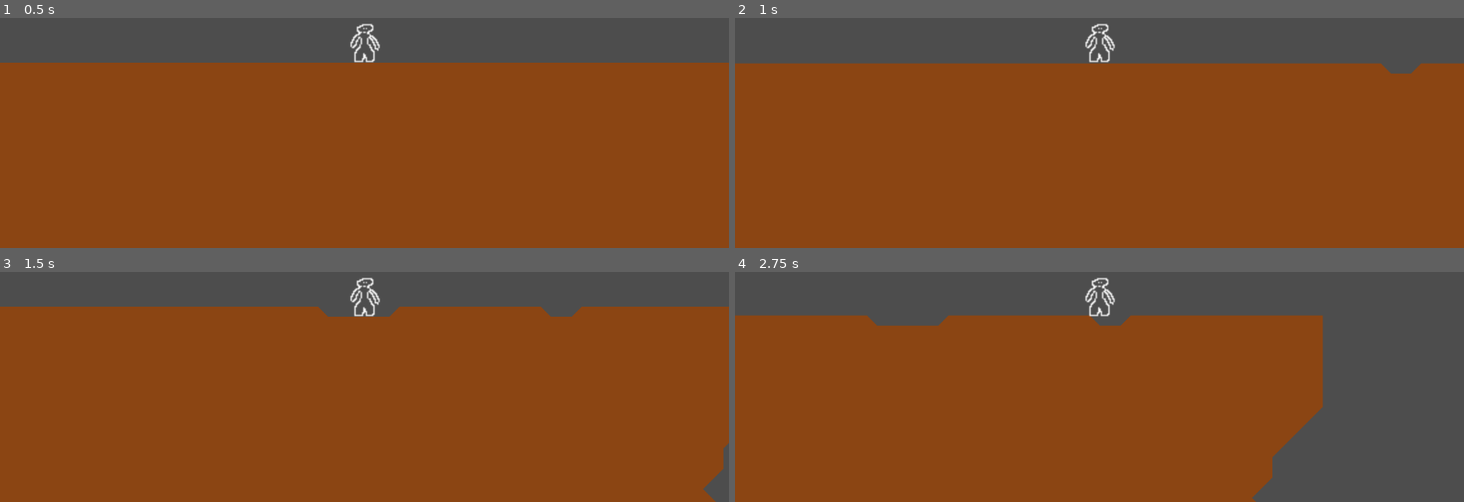
Above: before the commit, frames 1-4 (two rows, left to right).
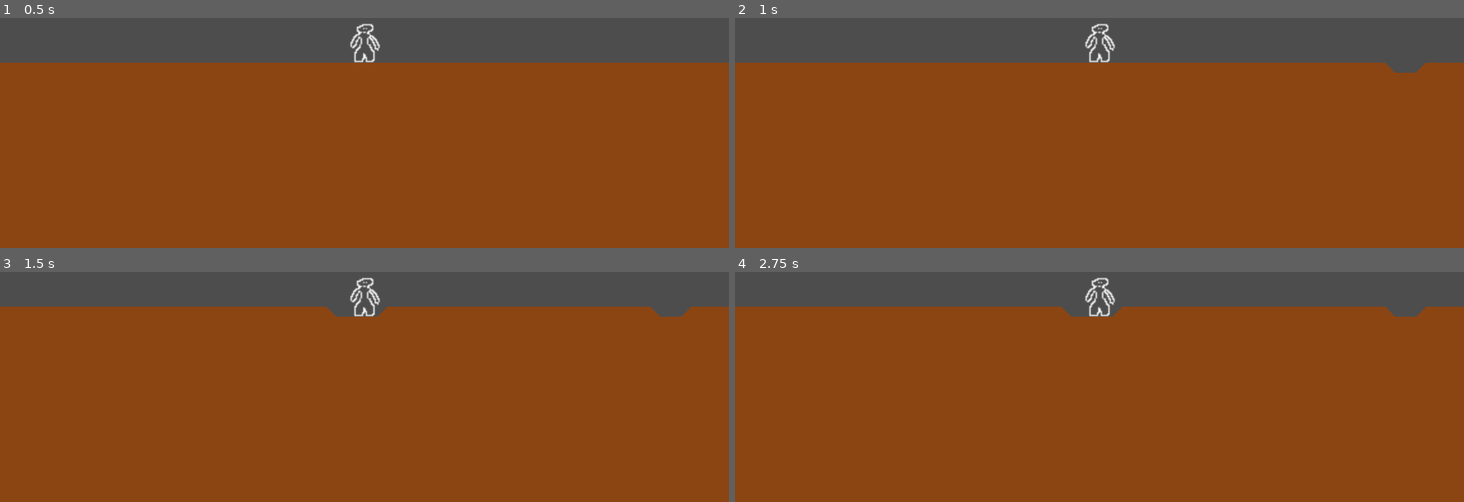
Above: after the commit, the same moments.

Repository: bingecraft-net/sandbox
Game: Godot game, scene res://marching_squares_demo.tscn
Two runs of this game, one before a commit and one after it. Both use one fixed random seed, a clock stepped at 60 frames per second and the inputs below.
Inputs:
- Up to frame 1 (0.5 s): no input
- Up to frame 2 (1 s): tap Enter at 0.5 s; hold Right (ui_right) from 0.53 s (still down)
- Up to frame 3 (1.5 s): release Right (ui_right) at 1.28 s; hold Down (ui_down) from 1.28 s (still down)
- Up to frame 4 (2.75 s): tap Space at 2 s; release Down (ui_down) at 2.03 s; hold Right (ui_right) from 2.03 s (still down)

Frame 1 is identical in both runs. In frame 2, 0.4% of the frame differs, in the area x 0-100%, y 19-25%; in frame 3, 0.9%; in frame 4, 22%, in the area x 0-100%, y 15-100%.

Commit message:
set player collision shape to rectangle

Diff:
--- a/marching_squares_demo.tscn
+++ b/marching_squares_demo.tscn
@@ -10,8 +10,8 @@
 [sub_resource type="PhysicsMaterial" id="PhysicsMaterial_ej658"]
 friction = 0.0
 
-[sub_resource type="CircleShape2D" id="CircleShape2D_qsb6n"]
-radius = 16.0
+[sub_resource type="RectangleShape2D" id="RectangleShape2D_ej658"]
+size = Vector2(20, 32)
 
 [node name="MarchingSquaresDemo" type="Node2D" unique_id=1486930145]
 
@@ -37,7 +37,7 @@
 zoom = Vector2(2, 2)
 
 [node name="CollisionShape2D" type="CollisionShape2D" parent="Player/RigidBody2D" unique_id=1008471303]
-shape = SubResource("CircleShape2D_qsb6n")
+shape = SubResource("RectangleShape2D_ej658")
 
 [node name="Sprite2D" type="Sprite2D" parent="Player/RigidBody2D" unique_id=1073481637]
 texture = ExtResource("2_ej658")
